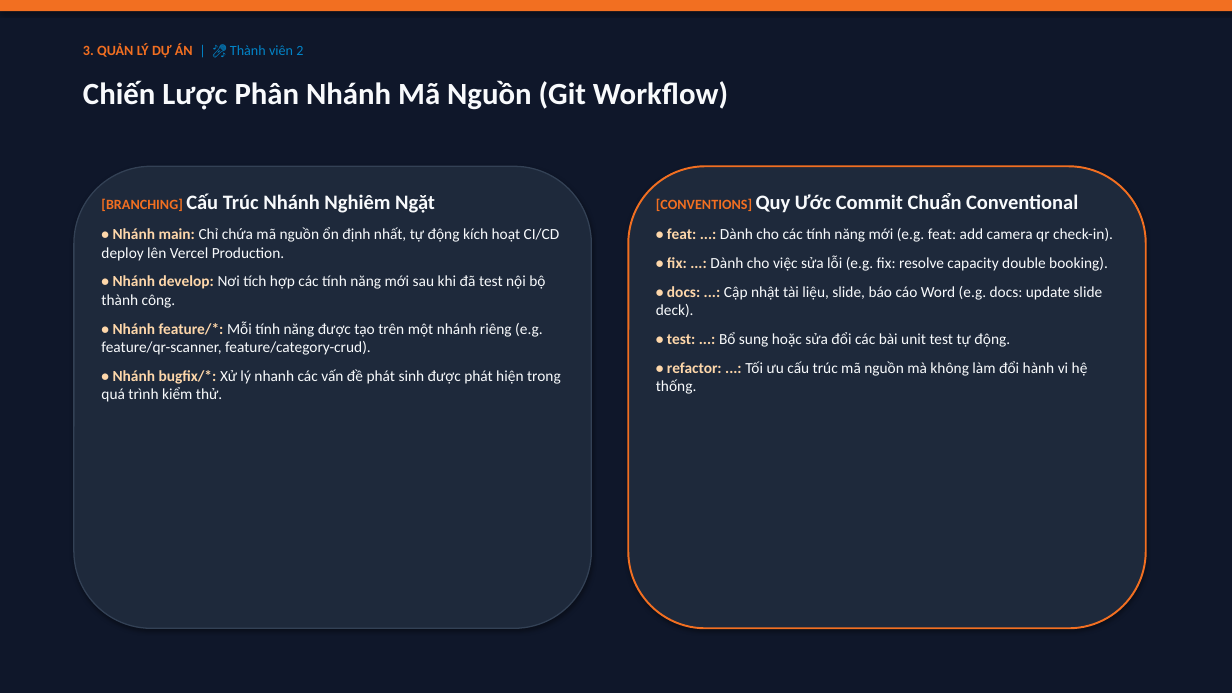
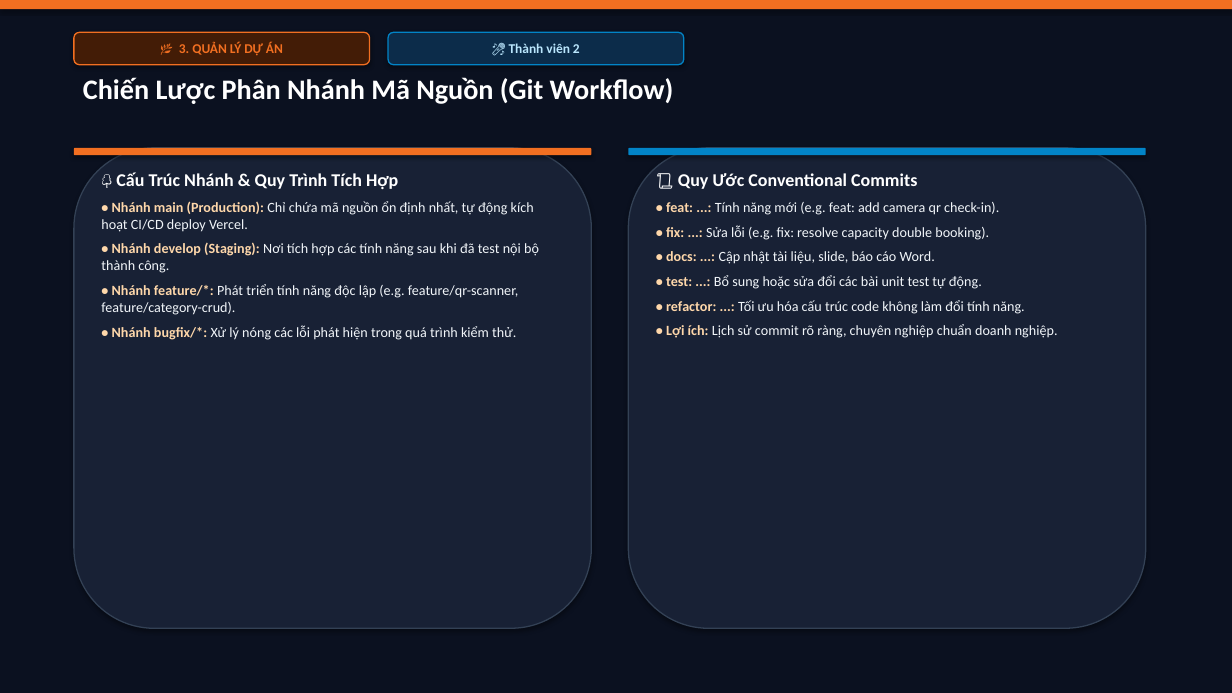
Before and after one commit to CongDung0506/FPTU-EventHub, a slide deck: slide 11 of SLIDE_THUYET_TRINH_FPTU_EVENTHUB.pptx. Drawn at 1232x693 pixels with LibreOffice and Linux fonts; fonts in the diff are those of the drawing. Boxes give left, top, right and bottom in pixels: in the first picture for what was removed or moved away, otherwise in the second. Text is boxed around its words. In the diff, an @@ line names an element or a change of style, - is before the commit and + after.

```diff
--- a/SLIDE_THUYET_TRINH_FPTU_EVENTHUB.pptx
+++ b/SLIDE_THUYET_TRINH_FPTU_EVENTHUB.pptx
@@ rectangle at box(0, 0, 1232, 693): fill #0F172A to #0B1120 @@
@@ rounded rectangle "🌿 3. QUẢN LÝ DỰ ...": place and size @@
-rounded rectangle "🌿 3. QUẢN LÝ DỰ ..." at box(83, 43, 303, 58)
+rounded rectangle "🌿 3. QUẢN LÝ DỰ ..." at box(74, 32, 370, 65)
@@ rounded rectangle "🌿 3. QUẢN LÝ DỰ ..." at box(74, 32, 370, 65): vertical alignment top to middle; fill none to #431C06; outline none to #F26F21 1 pt; shadow on @@
@@ text in rounded rectangle at box(179, 42, 283, 55): text changed; size 11 to 10.5 pt @@
-3. QUẢN LÝ DỰ ÁN | 🎤 Thành viên 2
+🌿 3. QUẢN LÝ DỰ ÁN
@@ rounded rectangle added at box(388, 32, 684, 65), fill #0C2C4A, outline #0284C7 1 pt, 10.5 pt, text #BAE6FD, bold @@
+🎤 Thành viên 2
@@ text "Chiến Lược Phân Nhánh Mã ..." at box(83, 77, 674, 104): size 24 to 22 pt, text colour #F8FAFC to #FFFFFF @@
@@ rounded rectangle: place and size @@
-rounded rectangle at box(74, 166, 592, 628)
+rounded rectangle at box(74, 148, 592, 628)
@@ rounded rectangle at box(74, 148, 592, 628): fill #1E293B to #182135 @@
@@ rounded rectangle added at box(74, 148, 592, 155), fill #F26F21 @@
@@ rounded rectangle: place and size @@
-rounded rectangle at box(628, 166, 1146, 628)
+rounded rectangle at box(628, 148, 1146, 628)
@@ rounded rectangle at box(628, 148, 1146, 628): fill #1E293B to #182135; outline #F26F21 1.5 pt to #334155 1 pt @@
@@ rounded rectangle added at box(628, 148, 1146, 155), fill #0284C7 @@
@@ text at box(101, 172, 539, 340): text changed; size 12 to 11 pt; text colour #F8FAFC to #F1F5F9 @@
-[BRANCHING] Cấu Trúc Nhánh Nghiêm Ngặt
-• Nhánh main: Chỉ chứa mã nguồn ổn định nhất, tự động kích hoạt CI/CD deploy lên Vercel Production.
-• Nhánh develop: Nơi tích hợp các tính năng mới sau khi đã test nội bộ thành công.
-• Nhánh feature/*: Mỗi tính năng được tạo trên một nhánh riêng (e.g. feature/qr-scanner, feature/category-crud).
-• Nhánh bugfix/*: Xử lý nhanh các vấn đề phát sinh được phát hiện trong quá trình kiểm thử.
+🌳 Cấu Trúc Nhánh & Quy Trình Tích Hợp
+• Nhánh main (Production): Chỉ chứa mã nguồn ổn định nhất, tự động kích hoạt CI/CD deploy Vercel.
+• Nhánh develop (Staging): Nơi tích hợp các tính năng sau khi đã test nội bộ thành công.
+• Nhánh feature/*: Phát triển tính năng độc lập (e.g. feature/qr-scanner, feature/category-crud).
+• Nhánh bugfix/*: Xử lý nóng các lỗi phát hiện trong quá trình kiểm thử.
@@ text "📜 Quy Ước Conventional Commits": place and size @@
-text "📜 Quy Ước Conventional Commits" at box(656, 193, 1113, 394)
+text "📜 Quy Ước Conventional Commits" at box(666, 173, 1058, 338)
@@ text at box(666, 173, 999, 264): text changed; size 12 to 11 pt; text colour #F8FAFC to #F1F5F9 @@
-[CONVENTIONS] Quy Ước Commit Chuẩn Conventional
-• feat: ...: Dành cho các tính năng mới (e.g. feat: add camera qr check-in).
-• fix: ...: Dành cho việc sửa lỗi (e.g. fix: resolve capacity double booking).
-• docs: ...: Cập nhật tài liệu, slide, báo cáo Word (e.g. docs: update slide deck).
+📜 Quy Ước Conventional Commits
+• feat: ...: Tính năng mới (e.g. feat: add camera qr check-in).
+• fix: ...: Sửa lỗi (e.g. fix: resolve capacity double booking).
+• docs: ...: Cập nhật tài liệu, slide, báo cáo Word.
@@ text at box(666, 275, 982, 289): size 12 to 11 pt in "• test: ...: Bổ sung hoặc sửa ..."; text colour #F8FAFC to #F1F5F9 in "Bổ sung hoặc sửa đổi các bài ..."; less space between paragraphs @@
@@ text at box(666, 300, 1058, 338): text changed; size 12 to 11 pt; text colour #F8FAFC to #F1F5F9 @@
-• refactor: ...: Tối ưu cấu trúc mã nguồn mà không làm đổi hành vi hệ thống.
+• refactor: ...: Tối ưu hóa cấu trúc code không làm đổi tính năng.
+• Lợi ích: Lịch sử commit rõ ràng, chuyên nghiệp chuẩn doanh nghiệp.
```
Also in this commit, not shown: 23 other slides changed, 2 slides added, 2 slides removed, 2 other files.
